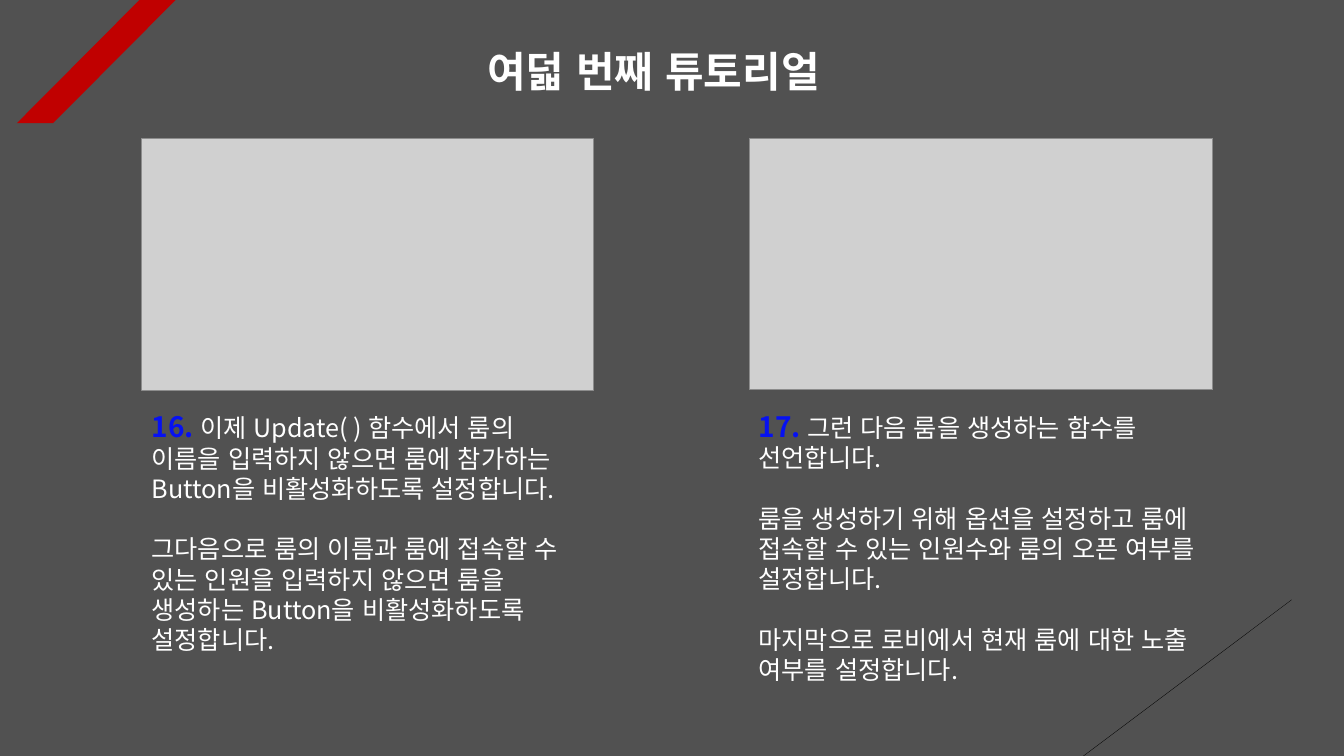
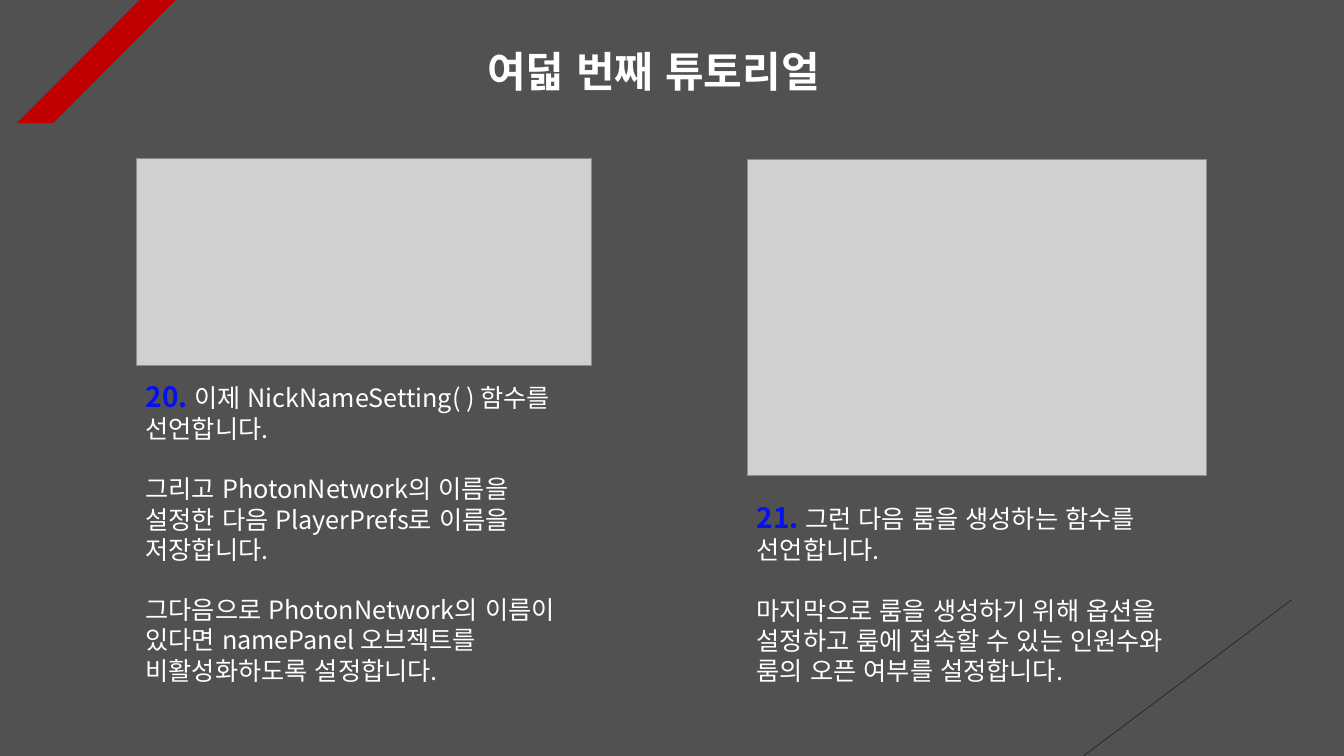
Before and after one commit to Unity2033/3D-UnityEngine, a slide deck: slide 8 of Assets/Class/Photon Server/PPT Data/Photon Room.pptx. Drawn at 1344x756 pixels with LibreOffice and Linux fonts; fonts in the diff are those of the drawing; grey boxes stand for pictures. Boxes give left, top, right and bottom in pixels: in the first picture for what was removed or moved away, otherwise in the second. Text is boxed around its words. In the diff, an @@ line names an element or a change of style, - is before the commit and + after.

```diff
--- a/Assets/Class/Photon Server/PPT Data/Photon Room.pptx
+++ b/Assets/Class/Photon Server/PPT Data/Photon Room.pptx
@@ picture: place and size @@
-picture at box(142, 138, 595, 390)
+picture at box(136, 158, 591, 365)
@@ picture: place and size @@
-picture at box(750, 138, 1214, 389)
+picture at box(748, 159, 1207, 476)
@@ text at box(146, 386, 555, 682): text changed @@
-16. 이제 Update( ) 함수에서 룸의 이름을 입력하지 않으면 룸에 참가하는 Button을 비활성화하도록 설정합니다.
-그다음으로 룸의 이름과 룸에 접속할 수 있는 인원을 입력하지 않으면 룸을 생성하는 Button을 비활성화하도록 설정합니다.
+20. 이제 NickNameSetting( ) 함수를 선언합니다.
+그리고 PhotonNetwork의 이름을 설정한 다음 PlayerPrefs로 이름을 저장합니다.
+그다음으로 PhotonNetwork의 이름이 있다면 namePanel 오브젝트를 비활성화하도록 설정합니다.
@@ text at box(757, 507, 1163, 682): text changed @@
-17. 그런 다음 룸을 생성하는 함수를 선언합니다.
-룸을 생성하기 위해 옵션을 설정하고 룸에 접속할 수 있는 인원수와 룸의 오픈 여부를 설정합니다.
-마지막으로 로비에서 현재 룸에 대한 노출 여부를 설정합니다.
+21. 그런 다음 룸을 생성하는 함수를 선언합니다.
+마지막으로 룸을 생성하기 위해 옵션을 설정하고 룸에 접속할 수 있는 인원수와 룸의 오픈 여부를 설정합니다.
```
Also in this commit, not shown: 8 other slides changed, 39 other files.
